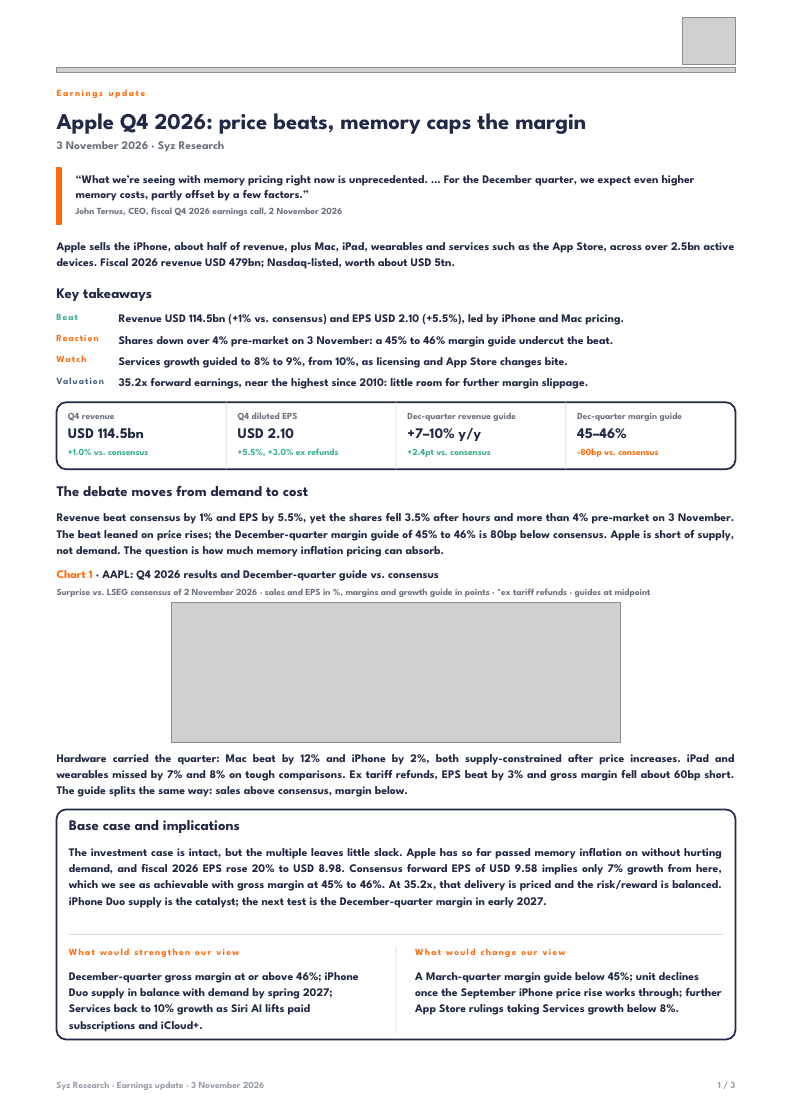
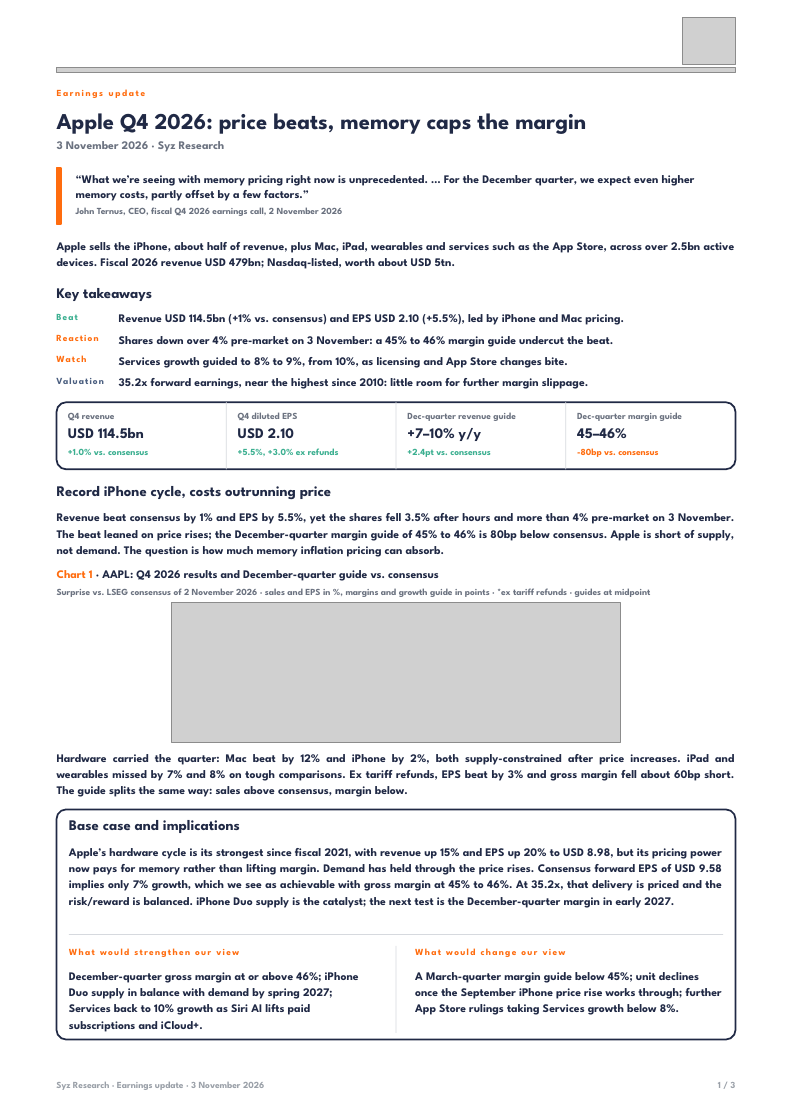
Before and after one commit to jb-db05/syz-earnings, a slide deck: slide 1 of reports/AAPL_Q4_2026/Earnings_Update_AAPL_Q4_2026.pptx. Drawn at 792x1120 pixels with LibreOffice and Linux fonts; fonts in the diff are those of the drawing; grey boxes stand for pictures. Boxes give left, top, right and bottom in pixels: in the first picture for what was removed or moved away, otherwise in the second. Text is boxed around its words. In the diff, an @@ line names an element or a change of style, - is before the commit and + after.

```diff
--- a/reports/AAPL_Q4_2026/Earnings_Update_AAPL_Q4_2026.pptx
+++ b/reports/AAPL_Q4_2026/Earnings_Update_AAPL_Q4_2026.pptx
@@ text at (57,486,331,499): text changed @@
-The debate moves from demand to cost
+Record iPhone cycle, costs outrunning price
@@ text at (69,848,722,908): text changed @@
-The investment case is intact, but the multiple leaves little slack. Apple has so far passed memory inflation on without hurting demand, and fiscal 2026 EPS rose 20% to USD 8.98. Consensus forward EPS of USD 9.58 implies only 7% growth from here, which we see as achievable with gross margin at 45% to 46%. At 35.2x, that delivery is priced and the risk/reward is balanced. iPhone Duo supply is the catalyst; the next test is the December-quarter margin in early 2027.
+Apple’s hardware cycle is its strongest since fiscal 2021, with revenue up 15% and EPS up 20% to USD 8.98, but its pricing power now pays for memory rather than lifting margin. Demand has held through the price rises. Consensus forward EPS of USD 9.58 implies only 7% growth, which we see as achievable with gross margin at 45% to 46%. At 35.2x, that delivery is priced and the risk/reward is balanced. iPhone Duo supply is the catalyst; the next test is the December-quarter margin in early 2027.
```
Also in this commit, not shown: 3 other files.
